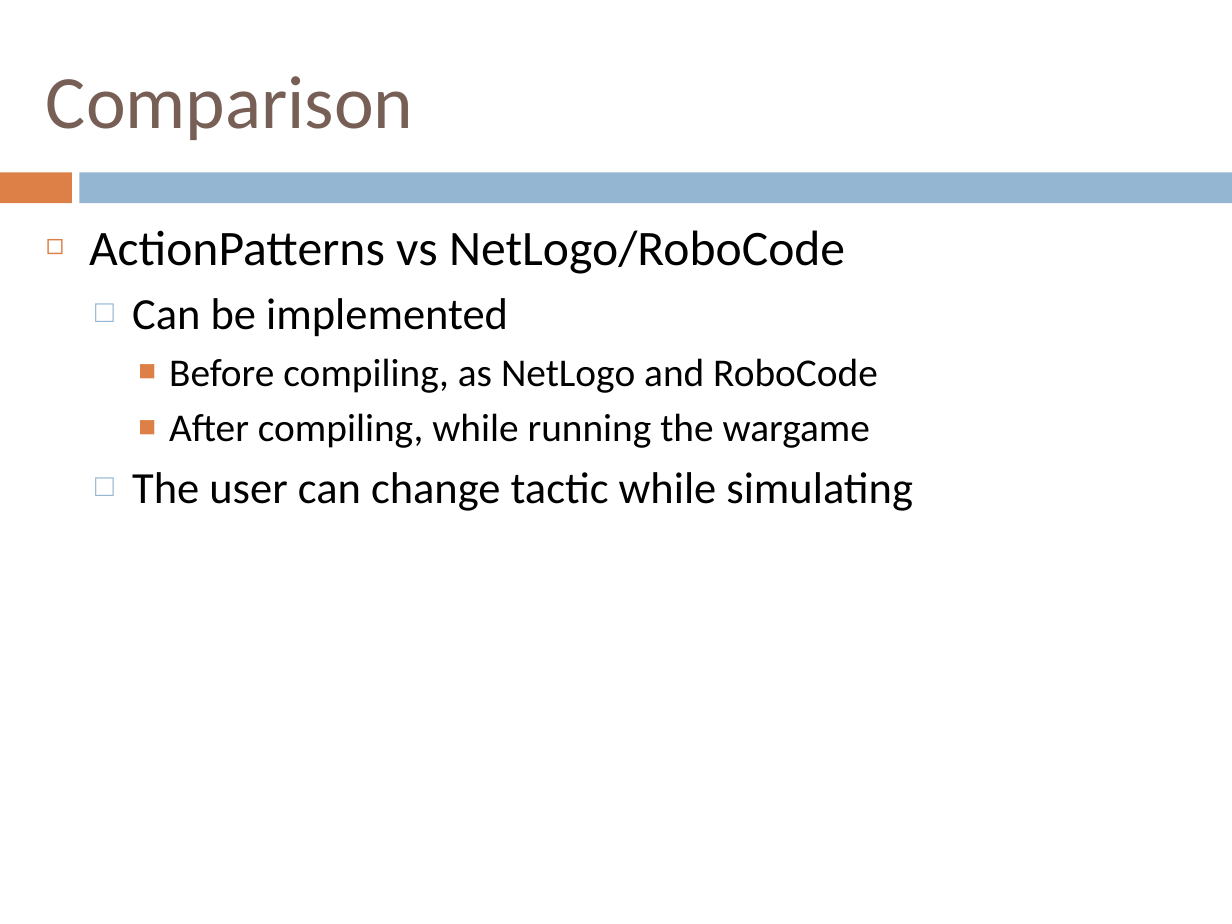
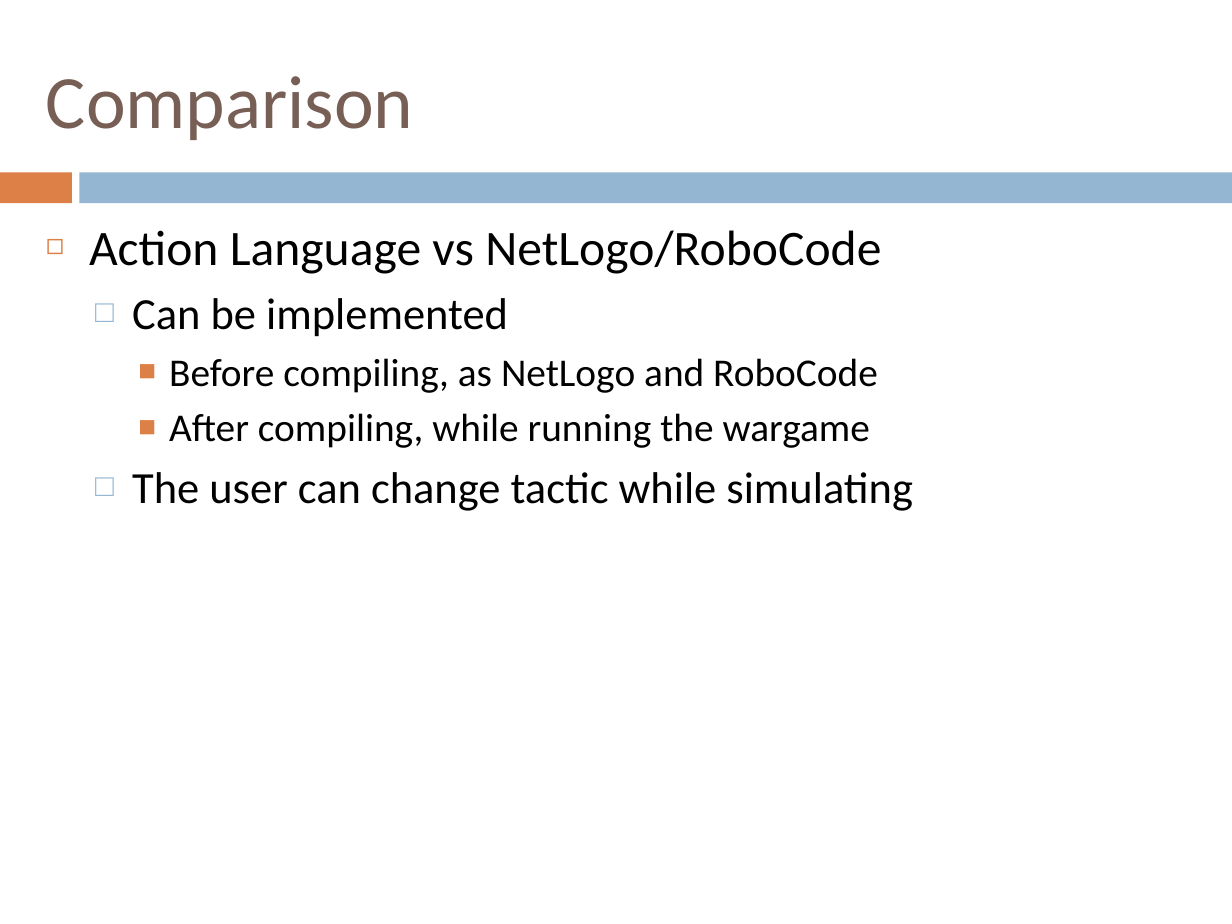
Before and after one commit to henrikklarup/sw402a, a slide deck: slide 31 of Project/præsentation/lasse.pptx (slide 33 before the commit). Drawn at 1232x924 pixels with LibreOffice and Linux fonts; fonts in the diff are those of the drawing. Boxes give left, top, right and bottom in pixels: in the first picture for what was removed or moved away, otherwise in the second. Text is boxed around its words. In the diff, an @@ line names an element or a change of style, - is before the commit and + after.

```diff
--- a/Project/præsentation/lasse.pptx
+++ b/Project/præsentation/lasse.pptx
@@ text at [89,230,881,274]: text changed @@
-◻ ActionPatterns vs NetLogo/RoboCode
+◻ Action Language vs NetLogo/RoboCode
```
Also in this commit, not shown: 2 other slides changed, 2 slides removed.
